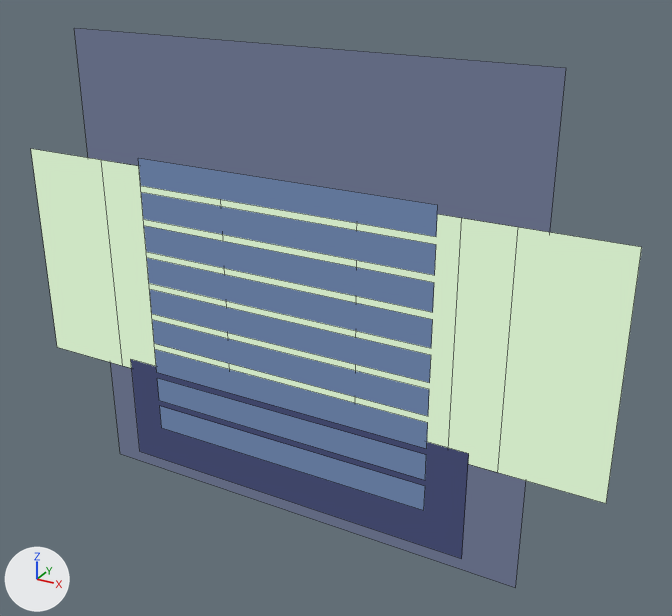
Before and after pictures for a commit that changed the Blender file blend/UPVN_Template.blend.
The view is the same before and after, from a 50 mm camera at (8.93, -14.44, 7.36) aimed at (0.85, 0.23, 0.03). The axes (+X, +Y, +Z) are drawn at lower left. The lights are the same throughout. The first picture is the older version. Mesh edges are drawn as thin lines.

In view in the first picture: 'BG_Plane', 'Dialogue_Box', 'Sprite_center', 'Sprite_far_left', 'Sprite_far_right', 'Sprite_left', 'Sprite_right', 'choice_0', 'choice_1', 'choice_2', 'choice_3', 'choice_4', 'choice_5', 'choice_6', 'choice_7', 'choice_8'.
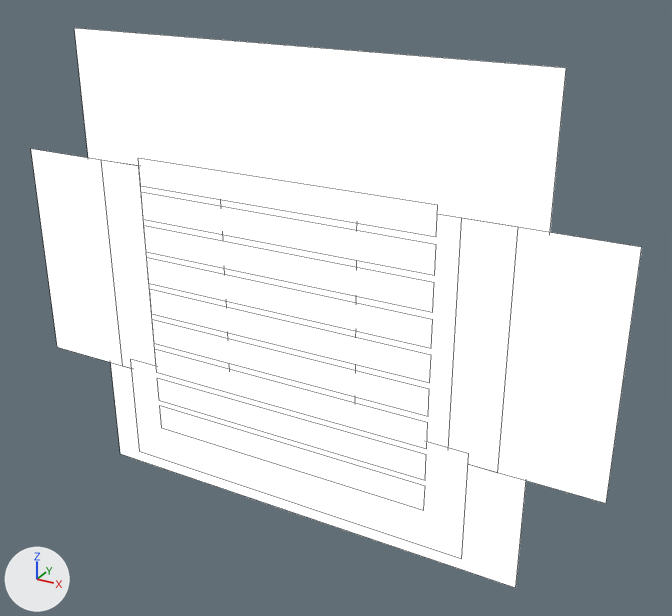
Commit message: M26 fix: opening sprite was hidden after load — _hide_idle_sprites now keeps planes claimed by sprite_mgr (field symptom: stage color changed, sprite never appeared)

Changed parts and their boxes [x1, y1, x2, y2] in the pictures (672 x 616 px):
'BG_Plane', recoloured (lighter)
    both: [74, 28, 566, 588]
'Sprite_far_right', recoloured
    both: [449, 227, 642, 503]
'Dialogue_Box', recoloured (lighter)
    both: [131, 359, 469, 559]
'Sprite_far_left', recoloured
    both: [31, 149, 156, 368]
'Sprite_right', recoloured
    both: [355, 214, 462, 448]
'choice_0', recoloured (lighter)
    both: [138, 158, 438, 237]
'choice_1', recoloured (lighter)
    both: [141, 192, 436, 275]
'choice_2', recoloured (lighter)
    both: [144, 226, 434, 312]
'Sprite_left', recoloured
    both: [109, 167, 230, 369]
'choice_3', recoloured (lighter)
    both: [147, 258, 433, 348]
'choice_4', recoloured (lighter)
    both: [150, 289, 431, 383]
'choice_5', recoloured (lighter)
    both: [152, 320, 429, 416]
'choice_6', recoloured (lighter)
    both: [155, 349, 428, 449]
'choice_7', recoloured (lighter)
    both: [157, 378, 426, 480]
'choice_8', recoloured (lighter)
    both: [160, 406, 425, 510]
'Sprite_center', recoloured
    both: [221, 200, 357, 403]

What changed in the scene script:
```text
Change mat_mabackground:
    where n1 = _N.new('ShaderNodeEmission'); n1.name = 'Emission'
    remove n1.inputs[0].default_value = (0.12, 0.14, 0.22, 1.0)  # 'Color', greyish blue #616981
    add n2 = _N.new('ShaderNodeObjectInfo'); n2.name = 'Object Info'
    add _L.new(n2.outputs[1], n1.inputs[0])  # 'Color' to 'Color'
Change mat_maui:
    where n1 = _N.new('ShaderNodeEmission'); n1.name = 'Emission'
    remove n1.inputs[0].default_value = (0.05, 0.06, 0.14, 1.0)  # 'Color', dark blue #3f4569
    add n2 = _N.new('ShaderNodeObjectInfo'); n2.name = 'Object Info'
    add _L.new(n2.outputs[1], n1.inputs[0])  # 'Color' to 'Color'
Change mat_machoice:
    where n1 = _N.new('ShaderNodeEmission'); n1.name = 'Emission'
    remove n1.inputs[0].default_value = (0.12, 0.18, 0.32, 1.0)  # 'Color', blue #617699
    add n2 = _N.new('ShaderNodeObjectInfo'); n2.name = 'Object Info'
    add _L.new(n2.outputs[1], n1.inputs[0])  # 'Color' to 'Color'
Change mat_masprite:
    where n1 = _N.new('ShaderNodeEmission'); n1.name = 'Emission'
    remove n1.inputs[0].default_value = (0.62, 0.78, 0.55, 1.0)  # 'Color', pale green #cee5c4
    add n2 = _N.new('ShaderNodeObjectInfo'); n2.name = 'Object Info'
    add _L.new(n2.outputs[1], n1.inputs[0])  # 'Color' to 'Color'
```
